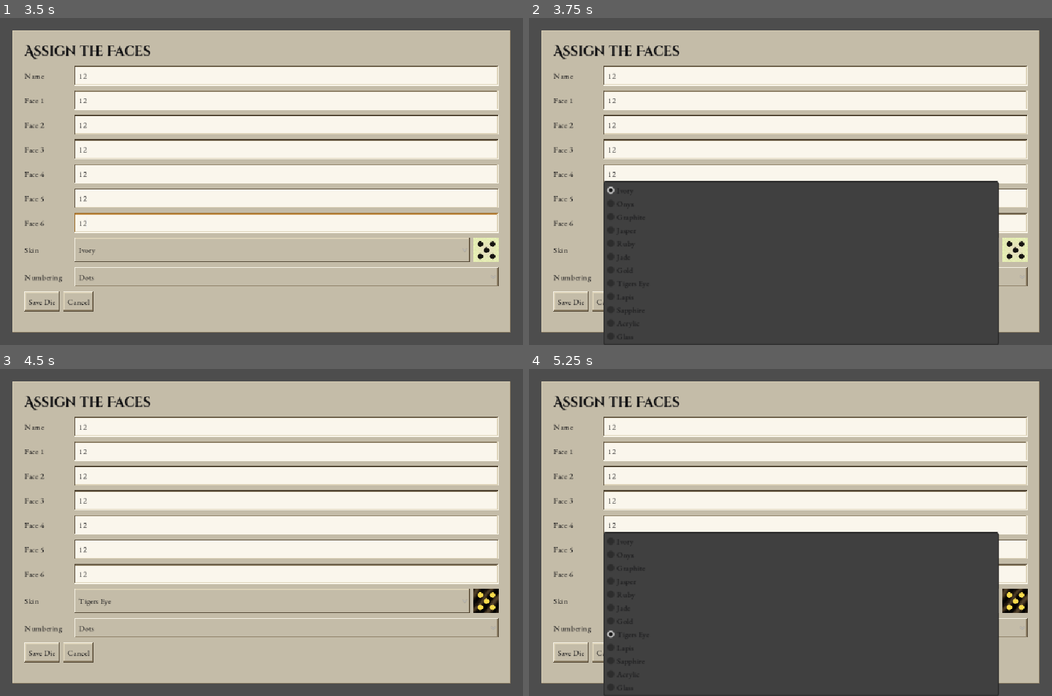
Above: before the commit, frames 1-4 (two rows, left to right).
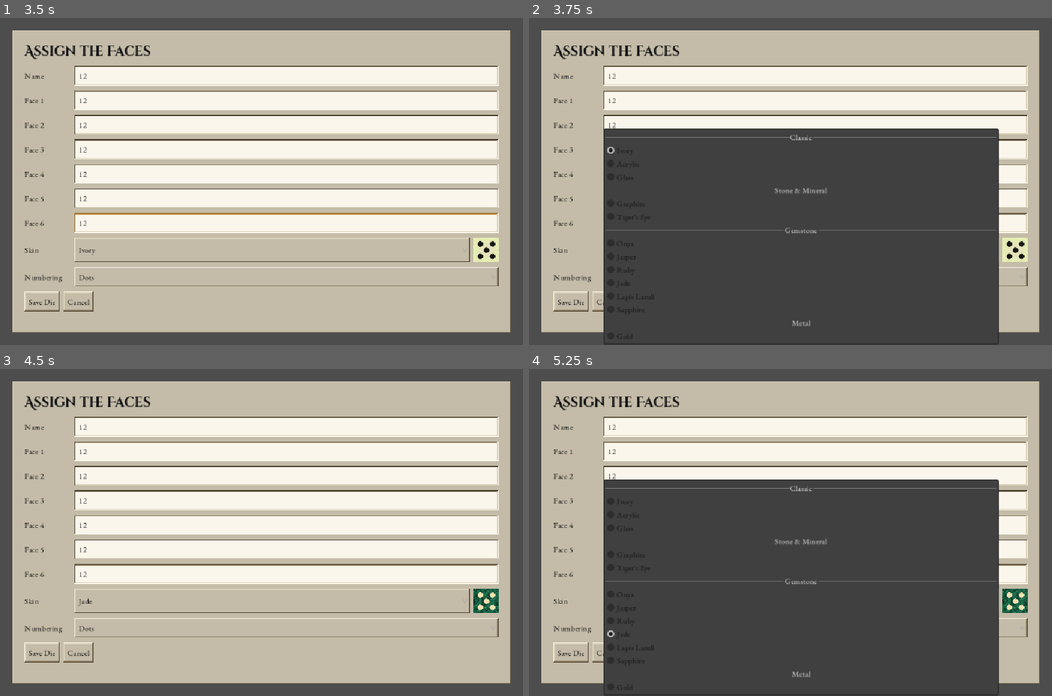
Above: after the commit, the same moments.

Repository: siyangsun/gamba
Game: Godot game, scene res://main.tscn
Same seed, same stepped clock (60 frames per second), same inputs: the game is played once before the commit and once after it. Sound files missing from this copy of the repository are replaced by a short silence.
Inputs (mouse positions are in pixels of both pictures, inside the frame that each line leads up to):
- Up to frame 1 (3.5 s): click "+ New Die" at 0.5 s; click (287, 76) at 1.27 s; type "12" at 1.35 s; click (287, 99) at 1.5 s; type "12" at 1.58 s; click (287, 125) at 1.73 s; type "12" at 1.82 s; click (287, 148) at 2.02 s; type "12" at 2.1 s; click (287, 174) at 2.25 s; type "12" at 2.33 s; click (287, 197) at 2.48 s; type "12" at 2.57 s; click (287, 224) at 2.77 s; type "12" at 2.85 s
- Up to frame 2 (3.75 s): click "Ivory" at 3.5 s
- Up to frame 3 (4.5 s): click "Dots" at 4.25 s
- Up to frame 4 (5.25 s): click (800, 601) at 5 s, where only the run after the commit has a clickable "Jade"

Frame 1 is identical in both runs. In frame 2, 12% of the frame differs, in the area x 14-90%, y 33-95%; in frame 3, 0.4%; in frame 4, 13%, in the area x 14-96%, y 33-95%.

Commit message:
feat: categorize and relabel die skins in the editor picker
Die.SKINS entries now carry a category and display label; the skin
dropdown groups them into sectioned separators (Classic, Stone &
Mineral, Gemstone, Metal) instead of one flat capitalize()'d list, and
fixes labels like "Tigers Eye" -> "Tiger's Eye".

Co-Authored-By: Claude Sonnet 5 <noreply@anthropic.com>

Diff:
--- a/scripts/die.gd
+++ b/scripts/die.gd
@@ -21,19 +21,30 @@
 # "tigerseye" (opaque golden-brown gem, faces use a view-angle shader with a
 # chatoyant band that sweeps across as the die turns -- see _make_tigerseye_material),
 # "glass" (near-clear, very translucent, smooth; white pips).
+#
+# `category` groups skins into sections in the editor's skin picker (see
+# CATEGORIES for section labels); `label` is the display text shown there.
+# Entries are ordered by category so the picker reads as sectioned already.
+const CATEGORIES := {
+	"classic": "Classic",
+	"mineral": "Stone & Mineral",
+	"gem": "Gemstone",
+	"metal": "Metal",
+}
+
 const SKINS := {
-	"ivory": {"body": Color(0.88, 0.84, 0.73), "face": Color(0.90, 0.86, 0.75), "pip": Color(0.09, 0.08, 0.07), "material": "ivory"},
-	"onyx": {"body": Color(0.12, 0.12, 0.13), "face": Color(0.16, 0.16, 0.17), "pip": Color(0.90, 0.90, 0.92), "material": "gem"},
-	"graphite": {"body": Color(0.26, 0.26, 0.28), "face": Color(0.31, 0.31, 0.33), "pip": Color(0.88, 0.88, 0.90), "material": "stone"},
-	"jasper": {"body": Color(0.50, 0.05, 0.08), "face": Color(0.60, 0.08, 0.11), "pip": Color(0.85, 0.68, 0.25), "material": "gem"},
-	"ruby": {"body": Color(0.16, 0.04, 0.05), "face": Color(0.20, 0.06, 0.07), "pip": Color(0.85, 0.68, 0.25), "material": "darkgem"},
-	"jade": {"body": Color(0.05, 0.35, 0.22), "face": Color(0.08, 0.42, 0.28), "pip": Color(0.95, 0.89, 0.70), "material": "gem"},
-	"gold": {"body": Color(0.60, 0.47, 0.12), "face": Color(0.72, 0.57, 0.16), "pip": Color(0.10, 0.08, 0.04), "material": "anodized"},
-	"tigers_eye": {"body": Color(0.45, 0.27, 0.07), "face": Color(0.75, 0.50, 0.15), "pip": Color(0.98, 0.86, 0.30), "material": "tigerseye"},
-	"lapis": {"body": Color(0.08, 0.15, 0.50), "face": Color(0.10, 0.20, 0.62), "pip": Color(0.85, 0.89, 0.97), "material": "gem"},
-	"sapphire": {"body": Color(0.05, 0.06, 0.17), "face": Color(0.07, 0.08, 0.21), "pip": Color(0.85, 0.89, 0.97), "material": "darkgem"},
-	"acrylic": {"body": Color(0.93, 0.93, 0.95), "face": Color(0.96, 0.96, 0.98), "pip": Color(0.05, 0.05, 0.06), "material": "acrylic"},
-	"glass": {"body": Color(0.80, 0.86, 0.92), "face": Color(0.82, 0.88, 0.94), "pip": Color(1.0, 1.0, 1.0), "material": "glass"},
+	"ivory": {"body": Color(0.88, 0.84, 0.73), "face": Color(0.90, 0.86, 0.75), "pip": Color(0.09, 0.08, 0.07), "material": "ivory", "category": "classic", "label": "Ivory"},
+	"acrylic": {"body": Color(0.93, 0.93, 0.95), "face": Color(0.96, 0.96, 0.98), "pip": Color(0.05, 0.05, 0.06), "material": "acrylic", "category": "classic", "label": "Acrylic"},
+	"glass": {"body": Color(0.80, 0.86, 0.92), "face": Color(0.82, 0.88, 0.94), "pip": Color(1.0, 1.0, 1.0), "material": "glass", "category": "classic", "label": "Glass"},
+	"graphite": {"body": Color(0.26, 0.26, 0.28), "face": Color(0.31, 0.31, 0.33), "pip": Color(0.88, 0.88, 0.90), "material": "stone", "category": "mineral", "label": "Graphite"},
+	"tigers_eye": {"body": Color(0.45, 0.27, 0.07), "face": Color(0.75, 0.50, 0.15), "pip": Color(0.98, 0.86, 0.30), "material": "tigerseye", "category": "mineral", "label": "Tiger's Eye"},
+	"onyx": {"body": Color(0.12, 0.12, 0.13), "face": Color(0.16, 0.16, 0.17), "pip": Color(0.90, 0.90, 0.92), "material": "gem", "category": "gem", "label": "Onyx"},
+	"jasper": {"body": Color(0.50, 0.05, 0.08), "face": Color(0.60, 0.08, 0.11), "pip": Color(0.85, 0.68, 0.25), "material": "gem", "category": "gem", "label": "Jasper"},
+	"ruby": {"body": Color(0.16, 0.04, 0.05), "face": Color(0.20, 0.06, 0.07), "pip": Color(0.85, 0.68, 0.25), "material": "darkgem", "category": "gem", "label": "Ruby"},
+	"jade": {"body": Color(0.05, 0.35, 0.22), "face": Color(0.08, 0.42, 0.28), "pip": Color(0.95, 0.89, 0.70), "material": "gem", "category": "gem", "label": "Jade"},
+	"lapis": {"body": Color(0.08, 0.15, 0.50), "face": Color(0.10, 0.20, 0.62), "pip": Color(0.85, 0.89, 0.97), "material": "gem", "category": "gem", "label": "Lapis Lazuli"},
+	"sapphire": {"body": Color(0.05, 0.06, 0.17), "face": Color(0.07, 0.08, 0.21), "pip": Color(0.85, 0.89, 0.97), "material": "darkgem", "category": "gem", "label": "Sapphire"},
+	"gold": {"body": Color(0.60, 0.47, 0.12), "face": Color(0.72, 0.57, 0.16), "pip": Color(0.10, 0.08, 0.04), "material": "anodized", "category": "metal", "label": "Gold"},
 }
 
 # grid positions (col,row in 0..2) of pips for each face value
--- a/scripts/editor.gd
+++ b/scripts/editor.gd
@@ -70,10 +70,22 @@
 	l.text = "Skin"
 	l.custom_minimum_size.x = 90
 	row.add_child(l)
-	_skin_keys = Die.SKINS.keys()
+	# SKINS is pre-ordered by category, so a run of same-category entries
+	# becomes one section; _skin_keys gets a "" placeholder per separator so
+	# its indices still line up with the OptionButton's (separators occupy
+	# a slot but are never selectable).
+	_skin_keys = []
 	_skin_opt = OptionButton.new()
-	for key in _skin_keys:
-		_skin_opt.add_item(String(key).capitalize())
+	var last_category := ""
+	for key in Die.SKINS.keys():
+		var skin: Dictionary = Die.SKINS[key]
+		var category: String = skin.get("category", "")
+		if category != last_category:
+			_skin_opt.add_separator(Die.CATEGORIES.get(category, String(category).capitalize()))
+			_skin_keys.append("")
+			last_category = category
+		_skin_opt.add_item(skin.get("label", String(key).capitalize()))
+		_skin_keys.append(key)
 	_skin_opt.size_flags_horizontal = Control.SIZE_EXPAND_FILL
 	_skin_opt.item_selected.connect(func(_i): _update_preview())
 	row.add_child(_skin_opt)
